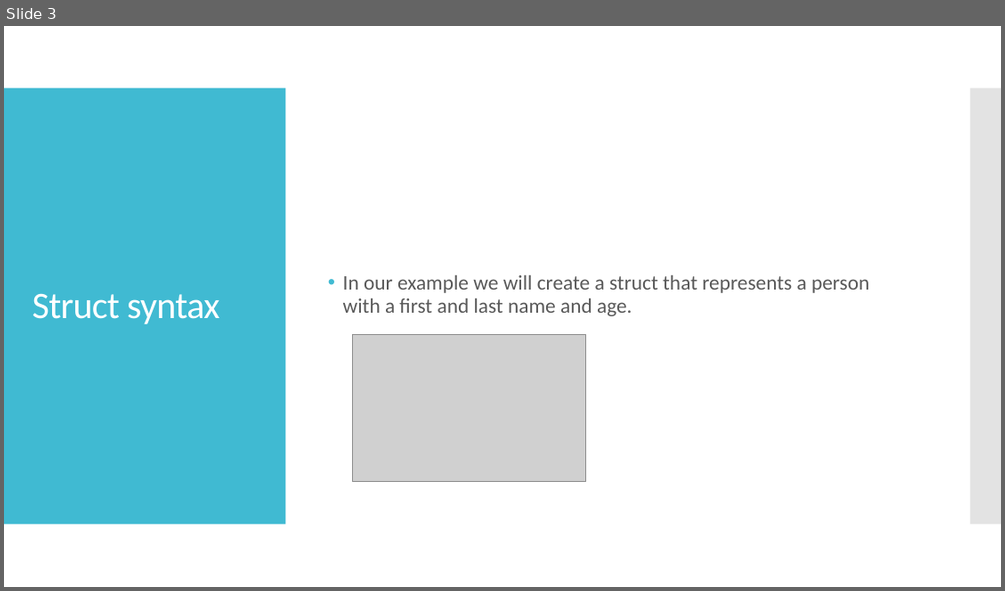
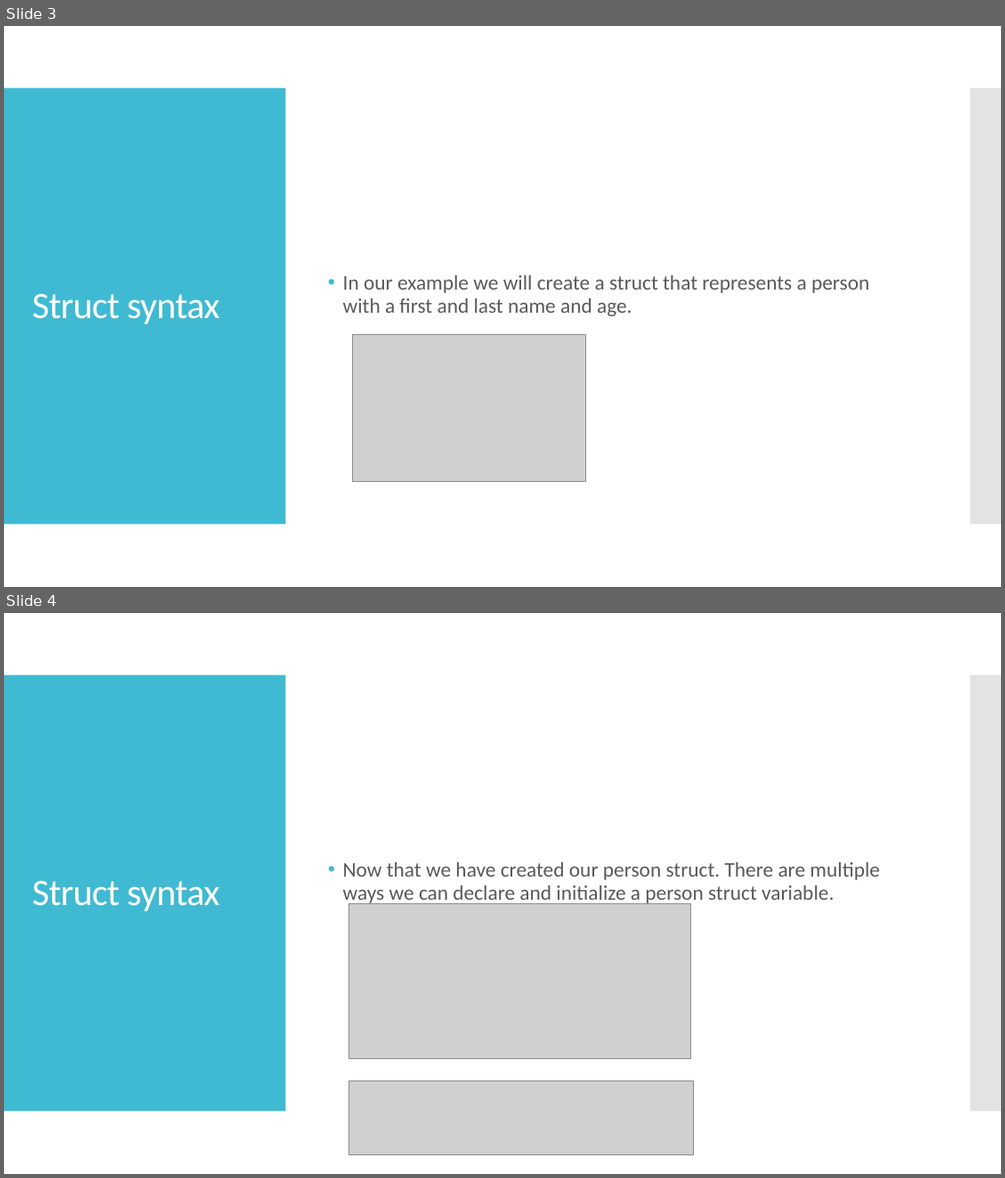
Before and after one commit to kevinlin47/Learn_Go, a slide deck: structs/go_struct.pptx. Shown one above the other, each under a label of ours: slide 3 before the commit, slides 3 and 4 after it. The pictures are 1005x591 and 1005x1178 pixels, drawn with LibreOffice and Linux fonts; fonts in the diff are those of the drawing; grey boxes stand for pictures. Boxes give left, top, right and bottom in pixels: in the first picture for what was removed or moved away, otherwise in the second. Text is boxed around its words. In the diff, an @@ line names an element or a change of style, - is before the commit and + after.

Commit message:
Create slide for showing how to initialize a struct

```diff
--- a/structs/go_struct.pptx
+++ b/structs/go_struct.pptx
@@ slide 4 added at [4,613,1001,1174], background #FFFFFF; not listed: 2 template elements that a slide beside it also shows @@
@@ text added at [343,862,880,905], 20 pt, text #595959 @@
+• Now that we have created our person struct. There are multiple ways we can declare and initialize a person struct variable.
@@ title added at [32,880,219,911], 36 pt, text #FFFFFF @@
+Struct syntax
@@ picture added at [348,903,691,1059] @@
@@ picture added at [348,1081,693,1154] @@
```
Also in this commit, not shown: 1 other file.
